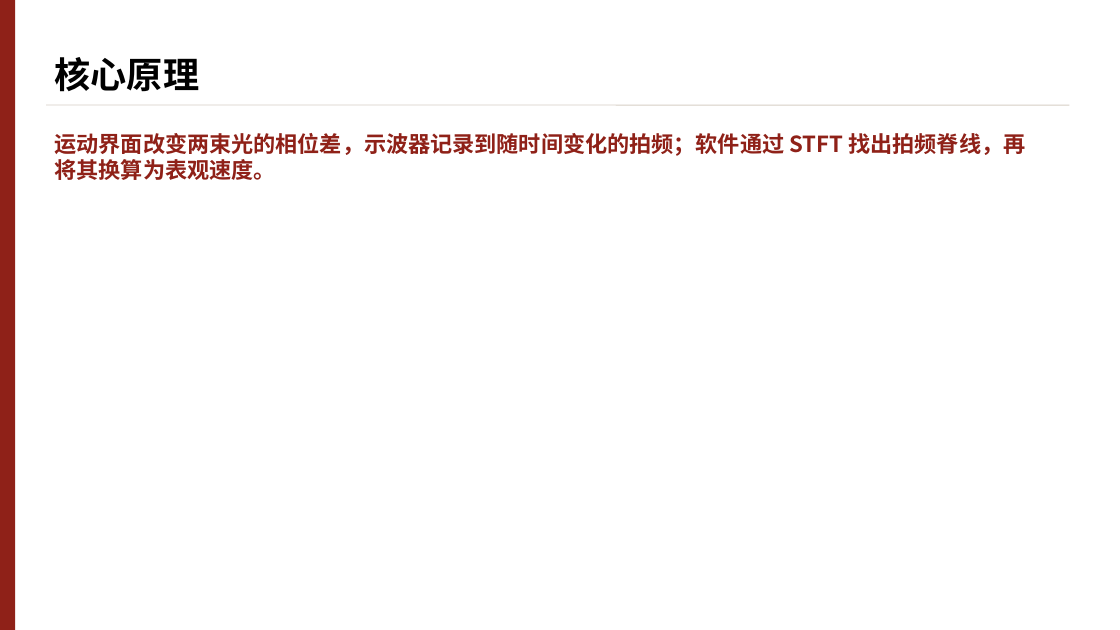
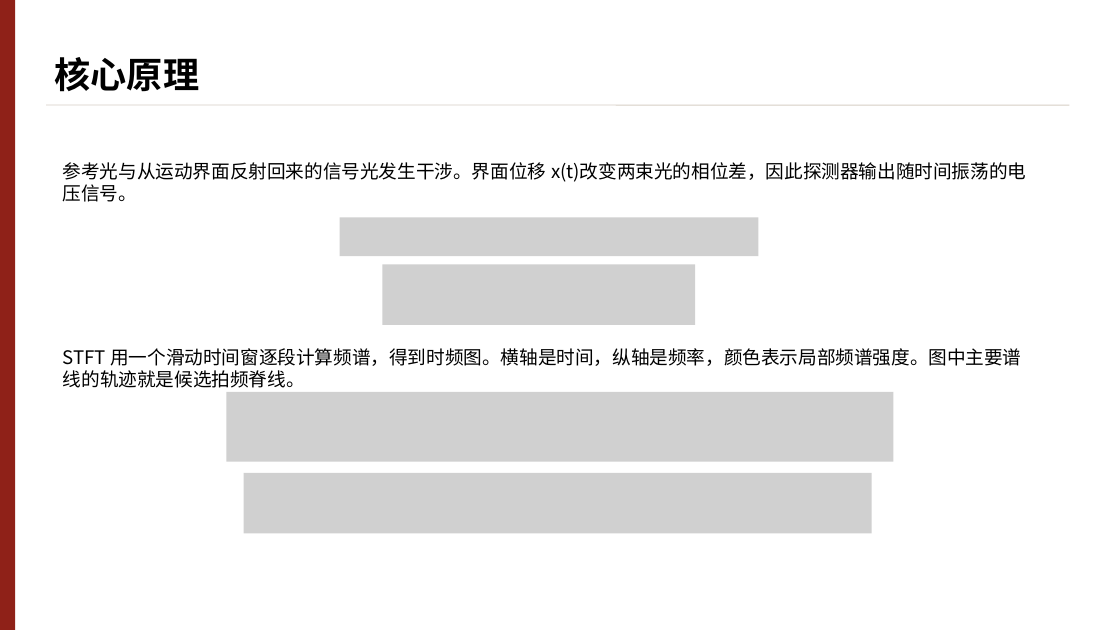
Before and after one commit to zhaofeiisfading-sudo/DPS_Studio, a slide deck: slide 2 of presentation/redesign_v3/DPS_Studio_组会汇报.pptx. Drawn at 1120x630 pixels with LibreOffice and Linux fonts; fonts in the diff are those of the drawing; grey boxes stand for pictures; background and template pictures are left out. Boxes give left, top, right and bottom in pixels: in the first picture for what was removed or moved away, otherwise in the second. Text is boxed around its words. In the diff, an @@ line names an element or a change of style, - is before the commit and + after.

Commit message:
提升输出纯净度（方便origin绘图）

```diff
--- a/presentation/redesign_v3/DPS_Studio_组会汇报.pptx
+++ b/presentation/redesign_v3/DPS_Studio_组会汇报.pptx
@@ text "参考光与从运动界面反射回来的信号光发生干涉。界面位移 x(t)改变两束光的相位差，因此探测器输出随时间振荡的电压信号。" at [63,162,1026,202]: vertical alignment middle to top @@
@@ text at [63,162,1026,202]: text changed; size 19 to 16 pt; text colour #8F2118 to #000000; bold off @@
-运动界面改变两束光的相位差，示波器记录到随时间变化的拍频；软件通过 STFT 找出拍频脊线，再将其换算为表观速度。
+参考光与从运动界面反射回来的信号光发生干涉。界面位移 x(t)改变两束光的相位差，因此探测器输出随时间振荡的电压信号。
@@ picture added at [339,218,759,256] @@
@@ picture added at [382,265,695,325] @@
@@ text added at [63,348,1021,388], 16 pt, text #000000 @@
+STFT 用一个滑动时间窗逐段计算频谱，得到时频图。横轴是时间，纵轴是频率，颜色表示局部频谱强度。图中主要谱线的轨迹就是候选拍频脊线。
@@ picture added at [227,392,894,462] @@
@@ picture added at [244,473,872,534] @@
```
Also in this commit, not shown: 2 other slides changed, 4 other files.
